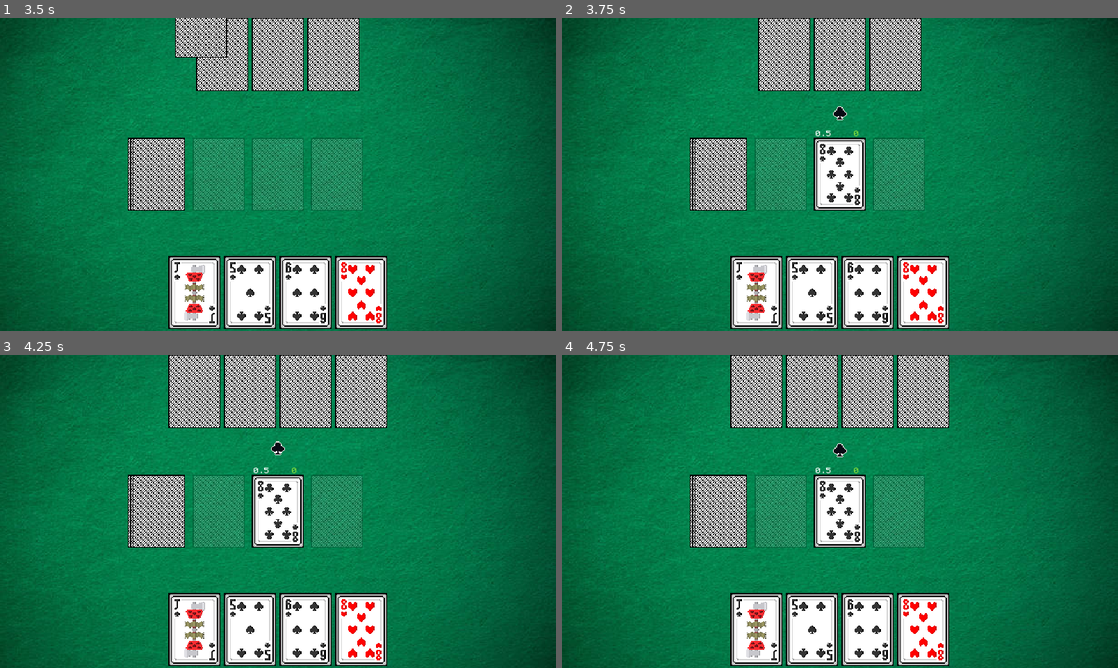
Above: before the commit, frames 1-4 (two rows, left to right).
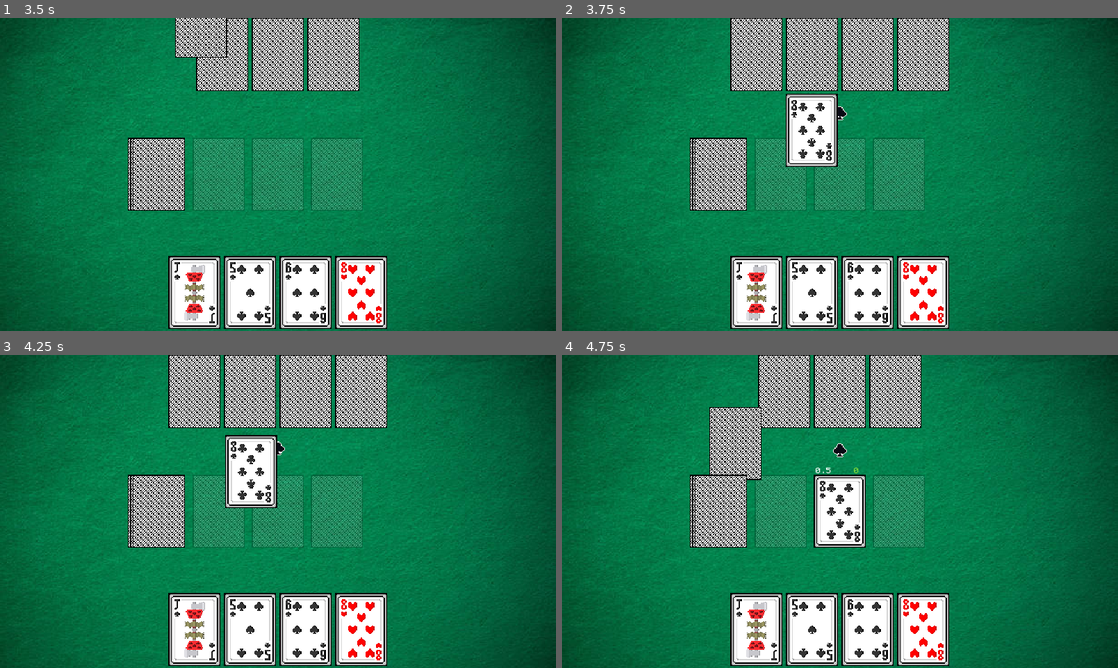
Above: after the commit, the same moments.

Repository: BananaHolograma/Veneno
Game: Godot game, scene res://scenes/playing_cards_table/playing_cards_table.tscn
Same seed, same stepped clock (60 frames per second), same inputs: the game is played once before the commit and once after it. The project has no main scene, so this scene is started directly.
Inputs:
- Up to frame 1 (3.5 s): no input
- Up to frame 2 (3.75 s): no input
- Up to frame 3 (4.25 s): no input
- Up to frame 4 (4.75 s): no input

Frame 1 is identical in both runs. In frame 2, 12% of the frame differs, in the area x 30-70%, y 0-62%; in frame 3, 3.7%; in frame 4, 9.3%.

Commit message:
animation for AI to drop cards and decision_tree expanded with more decisions

Diff:
--- a/scenes/deck/pile_slot.gd
+++ b/scenes/deck/pile_slot.gd
@@ -46,13 +46,32 @@
 		if current_suit.is_empty() and not card.is_poison:
 			show_suit_symbol(card.suit)
 
-		add_points_to_pile(card)
-		add_card_to_pile(card)
-		check_points(player)
+		if not player.is_human:
+			player.card_zone["drop_card_texture"].visible = true
+			player.card_zone["drop_card_texture"].texture = card.symbol_texture.texture.duplicate()
+			var tween = create_tween()
+			tween.tween_property(player.card_zone["drop_card_texture"], "global_position", global_position, 1.0)\
+			.from(player.card_zone["drop_card_texture"].global_position + card.symbol_texture.get_rect().size)
+			tween.tween_callback(on_robot_dropped_card_animation_finished.bind(player, card))
+		else:
+			confirm_card_in_pile(player, card)
 
-		player.cards_in_hand.erase(card)
 
-		GlobalGameEvents.emit_card_dropped_in_pile(player, card, self)
+func on_robot_dropped_card_animation_finished(player, card):
+	player.card_zone["drop_card_texture"].visible = false
+	player.card_zone["drop_card_texture"].texture = null
+	player.card_zone["drop_card_texture"].global_position = player.card_zone["zone"].global_position
+	confirm_card_in_pile(player, card)
+
+
+func confirm_card_in_pile(player: Player, card: PlayingCard):
+	add_points_to_pile(card)
+	add_card_to_pile(card)
+	check_points(player)
+
+	player.cards_in_hand.erase(card)
+
+	GlobalGameEvents.emit_card_dropped_in_pile(player, card, self)
 
 
 func card_can_be_dropped_in_this_pile(card: PlayingCard) -> bool:
@@ -101,7 +120,6 @@
 	suit_symbol.current_suit = suit
 	current_suit = suit
 	info_marker.add_child(suit_symbol)
-	self_modulate.a = 0.0
 
 
 func clean_info_marker():
@@ -115,7 +133,7 @@
 
 
 func check_points(player: Player):
-	if current_points >= 13:
+	if current_points >= 13 and actual_player == player:
 		GlobalGameEvents.emit_pile_collected(player, cards_in_pile, self)
 
 
@@ -133,8 +151,9 @@
 
 
 func on_pile_collected(player: Player, cards: Array[PlayingCard], pile: PileSlot) -> void:
-	player.collect_cards(cards_in_pile)
-	reset_pile()
+	if pile == self and player == actual_player:
+		player.collect_cards(cards_in_pile)
+		reset_pile()
 
 
 func on_turn_started(player: Player) -> void:
--- a/scenes/player/player.gd
+++ b/scenes/player/player.gd
@@ -4,6 +4,7 @@
 
 var is_human: bool = true
 var table_position: int = 0
+var card_zone: Dictionary = {}
 var cards_in_hand: Array[PlayingCard] = []
 var collected_cards: Array[PlayingCard] = []
 var username: String
@@ -41,7 +42,7 @@
 		if decision_tree["empty_piles"].size() == decision_tree["piles"].size():
 			_drop_normal_card_in_empty_pile(decision_tree)
 		else:
-			if decision_tree["piles_with_suit"].keys().size() > 0:
+			if _piles_with_suit_are_available(decision_tree):
 				var has_allowed_suit_cards_to_drop = decision_tree["allowed_suits_to_drop_cards"].size() > 0
 				var there_are_empty_piles = decision_tree["empty_piles"].size() > 0
 
@@ -54,20 +55,22 @@
 					else:
 						_drop_normal_card_in_empty_pile(decision_tree)
 
-					return
-
-				elif not has_allowed_suit_cards_to_drop and there_are_empty_piles:
-					_drop_normal_card_in_empty_pile(decision_tree)
-					return
-
 				elif has_allowed_suit_cards_to_drop and not there_are_empty_piles:
 					if _decides_to_use_poison(decision_tree):
 						_drop_poison_card_in_pile(decision_tree)
 					else:
 						_drop_normal_card_in_pile(decision_tree)
+
+				elif not has_allowed_suit_cards_to_drop and there_are_empty_piles:
+					_drop_normal_card_in_empty_pile(decision_tree)
 				else:
 					_drop_poison_card_in_pile(decision_tree)
-
+			else:
+				if random_number_generator.randf_range(0.0, 1.0) < 0.40:
+					if _decides_to_use_poison(decision_tree):
+						_drop_poison_card_in_pile(decision_tree)
+					else:
+						_drop_normal_card_in_empty_pile(decision_tree)
 
 
 func _prepare_decision_tree() -> Dictionary:
@@ -102,8 +105,9 @@
 
 
 func _drop_normal_card_in_empty_pile(decision_tree: Dictionary) -> void:
-	var selected_pile = decision_tree["empty_piles"].pick_random() as PileSlot
-	selected_pile.drop_card_in_pile(self, decision_tree["normal_cards"].pick_random())
+	if _empty_piles_are_available(decision_tree):
+		var selected_pile = decision_tree["empty_piles"].pick_random() as PileSlot
+		selected_pile.drop_card_in_pile(self, decision_tree["normal_cards"].pick_random())
 
 
 func _drop_poison_card_in_pile(decision_tree: Dictionary) -> void:
@@ -114,7 +118,7 @@
 
 func _decides_to_use_poison(decision_tree: Dictionary) -> bool:
 	if decision_tree["poison_cards"].size() > 0 and _piles_with_suit_are_available(decision_tree):
-		return random_number_generator.randf_range(0.0, 0.1) < 0.25
+		return random_number_generator.randf_range(0.0, 0.1) < 0.35
 	else:
 		return false
 
--- a/scenes/playing_cards_table/center_drop_zone.tscn
+++ b/scenes/playing_cards_table/center_drop_zone.tscn
@@ -77,15 +77,15 @@
 theme_override_constants/margin_left = 2
 theme_override_constants/margin_right = 2
 
-[node name="VBoxContainer2" type="VBoxContainer" parent="CenterContainer/GridContainer/CenterPileContainer"]
+[node name="VBoxContainer" type="VBoxContainer" parent="CenterContainer/GridContainer/CenterPileContainer"]
 layout_mode = 2
 size_flags_horizontal = 0
 size_flags_vertical = 0
 
-[node name="InfoMarker" type="Marker2D" parent="CenterContainer/GridContainer/CenterPileContainer/VBoxContainer2"]
+[node name="InfoMarker" type="Marker2D" parent="CenterContainer/GridContainer/CenterPileContainer/VBoxContainer"]
 position = Vector2(30, -28)
 
-[node name="PointsLabel" type="Label" parent="CenterContainer/GridContainer/CenterPileContainer/VBoxContainer2/InfoMarker"]
+[node name="PointsLabel" type="Label" parent="CenterContainer/GridContainer/CenterPileContainer/VBoxContainer/InfoMarker"]
 offset_left = -39.0
 offset_top = 14.0
 offset_right = 1.0
@@ -94,7 +94,7 @@
 horizontal_alignment = 1
 vertical_alignment = 1
 
-[node name="PoisonPointsLabel" type="Label" parent="CenterContainer/GridContainer/CenterPileContainer/VBoxContainer2/InfoMarker"]
+[node name="PoisonPointsLabel" type="Label" parent="CenterContainer/GridContainer/CenterPileContainer/VBoxContainer/InfoMarker"]
 self_modulate = Color(0.517647, 0.878431, 0.235294, 1)
 offset_left = -1.0
 offset_top = 14.0
@@ -104,7 +104,7 @@
 horizontal_alignment = 1
 vertical_alignment = 1
 
-[node name="CenterPile" type="TextureRect" parent="CenterContainer/GridContainer/CenterPileContainer/VBoxContainer2" groups=["piles"]]
+[node name="CenterPile" type="TextureRect" parent="CenterContainer/GridContainer/CenterPileContainer/VBoxContainer" groups=["piles"]]
 unique_name_in_owner = true
 self_modulate = Color(1, 1, 1, 0.2)
 custom_minimum_size = Vector2(60, 84)
@@ -120,15 +120,15 @@
 theme_override_constants/margin_left = 2
 theme_override_constants/margin_right = 2
 
-[node name="VBoxContainer3" type="VBoxContainer" parent="CenterContainer/GridContainer/RightPileContainer"]
+[node name="VBoxContainer" type="VBoxContainer" parent="CenterContainer/GridContainer/RightPileContainer"]
 layout_mode = 2
 size_flags_horizontal = 0
 size_flags_vertical = 0
 
-[node name="InfoMarker" type="Marker2D" parent="CenterContainer/GridContainer/RightPileContainer/VBoxContainer3"]
+[node name="InfoMarker" type="Marker2D" parent="CenterContainer/GridContainer/RightPileContainer/VBoxContainer"]
 position = Vector2(30, -28)
 
-[node name="PointsLabel" type="Label" parent="CenterContainer/GridContainer/RightPileContainer/VBoxContainer3/InfoMarker"]
+[node name="PointsLabel" type="Label" parent="CenterContainer/GridContainer/RightPileContainer/VBoxContainer/InfoMarker"]
 offset_left = -39.0
 offset_top = 14.0
 offset_right = 1.0
@@ -137,7 +137,7 @@
 horizontal_alignment = 1
 vertical_alignment = 1
 
-[node name="PoisonPointsLabel" type="Label" parent="CenterContainer/GridContainer/RightPileContainer/VBoxContainer3/InfoMarker"]
+[node name="PoisonPointsLabel" type="Label" parent="CenterContainer/GridContainer/RightPileContainer/VBoxContainer/InfoMarker"]
 self_modulate = Color(0.517647, 0.878431, 0.235294, 1)
 offset_left = -1.0
 offset_top = 14.0
@@ -147,7 +147,7 @@
 horizontal_alignment = 1
 vertical_alignment = 1
 
-[node name="RightPile" type="TextureRect" parent="CenterContainer/GridContainer/RightPileContainer/VBoxContainer3" groups=["piles"]]
+[node name="RightPile" type="TextureRect" parent="CenterContainer/GridContainer/RightPileContainer/VBoxContainer" groups=["piles"]]
 unique_name_in_owner = true
 self_modulate = Color(1, 1, 1, 0.2)
 custom_minimum_size = Vector2(60, 84)
--- a/scenes/playing_cards_table/playing_cards_table.gd
+++ b/scenes/playing_cards_table/playing_cards_table.gd
@@ -57,7 +57,6 @@
 	current_deck = deck_placeholder
 
 
-
 func change_turn_to(player: Player):
 	GlobalGameEvents.emit_turn_finished(active_player)
 	active_player = player
@@ -76,7 +75,8 @@
 
 		card_zone_positions[player["username"]] = {
 			"zone": zone ,
-			"deal_position": zone.global_position
+			"deal_position": zone.global_position,
+			"drop_card_texture": zone.get_node_or_null("DropCardTexture")
 		}
 
 		add_player_to_table(player)
@@ -93,6 +93,7 @@
 	new_player.name = player["username"]
 	new_player.is_human = player["human"]
 	new_player.table_position = player["table_position"]
+	new_player.card_zone = card_zone_positions[new_player.username]
 	new_player.cards_in_hand = current_deck.deal_initial_cards(new_player, MAX_CARDS_IN_HAND)
 	current_players[new_player.username] = new_player
 
@@ -138,7 +139,7 @@
 	var player_card_zone = card_zone_positions[player.username]
 
 	for slot in player_card_zone["zone"].get_children():
-		if slot.playing_card.card_name == card.card_name:
+		if slot is CardSlot and slot.playing_card.card_name == card.card_name:
 			slot.queue_free()
 			break
 
--- a/scenes/playing_cards_table/playing_cards_table.tscn
+++ b/scenes/playing_cards_table/playing_cards_table.tscn
@@ -89,6 +89,9 @@
 mouse_default_cursor_shape = 2
 columns = 4
 
+[node name="DropCardTexture" type="Sprite2D" parent="Playground/PlayerTwo/CenterContainer/MarginContainer/PlayerTwoCardZone"]
+position = Vector2(1, 44)
+
 [node name="PlayerThree" type="Control" parent="Playground"]
 layout_mode = 3
 anchors_preset = 6
@@ -125,6 +128,10 @@
 mouse_default_cursor_shape = 2
 columns = 4
 
+[node name="DropCardTexture" type="Sprite2D" parent="Playground/PlayerThree/CenterContainer/MarginContainer/PlayerThreeCardZone"]
+position = Vector2(-150.999, 272)
+rotation = -1.5708
+
 [node name="PlayerFour" type="Control" parent="Playground"]
 layout_mode = 3
 anchors_preset = 4
@@ -157,6 +164,10 @@
 mouse_default_cursor_shape = 2
 columns = 4
 
+[node name="DropCardTexture" type="Sprite2D" parent="Playground/PlayerFour/CenterContainer/MarginContainer/PlayerFourCardZone"]
+position = Vector2(-151.001, -276)
+rotation = -1.5708
+
 [node name="DeckPlace" type="Marker2D" parent="Playground" groups=["deck"]]
 z_index = 4
 position = Vector2(174, 180)
